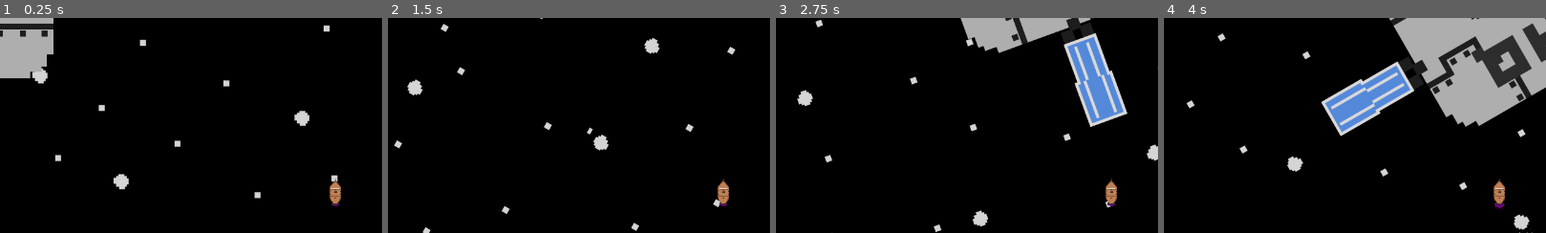
Above: before the commit, frames 1-4 (left to right).
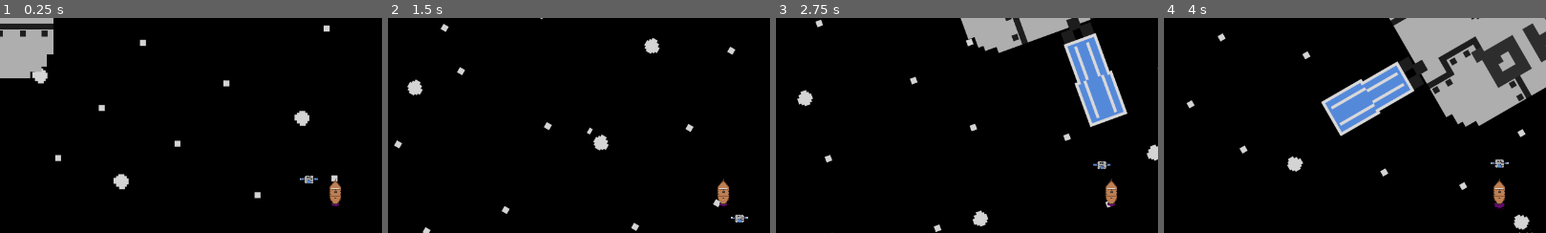
Above: after the commit, the same moments.

Repository: CarterHorton/starrrboard-HO
Game: Godot game, scene res://scenes/game.tscn
Same seed, same stepped clock (60 frames per second), same inputs: the game is played once before the commit and once after it.
Inputs:
- Up to frame 1 (0.25 s): no input
- Up to frame 2 (1.5 s): hold Right (rotate_right) 0.53-1.28 s; hold Space (shoot) 0.53-1.28 s; hold Down (move_backward) from 1.28 s (still down); tap Space (shoot) at 1.35 s
- Up to frame 3 (2.75 s): release Down (move_backward) at 2.03 s; hold Right (rotate_right) from 2.03 s (still down); hold Space (shoot) from 2.03 s (still down)
- Up to frame 4 (4 s): release Right (rotate_right) at 2.78 s; release Space (shoot) at 2.78 s; hold Up (move_forward) 2.78-3.53 s; tap Space (shoot) at 2.85 s; hold Left (rotate_left) from 3.53 s (still down); hold Space (shoot) from 3.53 s (still down)
The pictures show only the part of the screen within x 6-56%, y 10-60%; the shares and areas given below are measured in that part.

The runs differ from the first frame. In frame 1, 0.1% of the frame differs, in the area x 78-84%, y 73-77%; in frame 2, 0.1%; in frame 3, 0.1%; in frame 4, 0.1%, in the area x 85-91%, y 65-70%.

Commit message:
There is now a tiny hub, pointing to the big hub

Diff:
--- a/starrrboard,-ho!/scenes/game.tscn
+++ b/starrrboard,-ho!/scenes/game.tscn
@@ -8,8 +8,9 @@
 [ext_resource type="PackedScene" uid="uid://cotaeqdjxs5hk" path="res://scenes/ping.tscn" id="5_0tnpc"]
 [ext_resource type="Texture2D" uid="uid://bwrqkqx3vm210" path="res://assets/pictures/ScrapTexture3.png" id="5_iywne"]
 [ext_resource type="Texture2D" uid="uid://3mklcukacxy8" path="res://assets/pictures/ScrapTexture2.png" id="5_p57ef"]
+[ext_resource type="PackedScene" uid="uid://hbpn0qhed63t" path="res://scenes/pingHub.tscn" id="6_kvpfn"]
 [ext_resource type="Script" uid="uid://cj4it1iguw2w0" path="res://scenes/game_manager.gd" id="6_p57ef"]
-[ext_resource type="PackedScene" uid="uid://vreyqjrywpio" path="res://scenes/hub.tscn" id="9_0tnpc"]
+[ext_resource type="PackedScene" path="res://scenes/hub.tscn" id="9_0tnpc"]
 
 [node name="game" type="Node2D"]
 position = Vector2(642, 356)
@@ -40,6 +41,8 @@
 
 [node name="Ping" parent="player" instance=ExtResource("5_0tnpc")]
 position = Vector2(1, 2)
+
+[node name="Node2D" parent="player" instance=ExtResource("6_kvpfn")]
 
 [node name="Scraps" type="Node2D" parent="."]
 
--- a/starrrboard,-ho!/scenes/hub.tscn
+++ b/starrrboard,-ho!/scenes/hub.tscn
@@ -1,11 +1,11 @@
-[gd_scene load_steps=3 format=3 uid="uid://vreyqjrywpio"]
+[gd_scene load_steps=3 format=3 uid="uid://d2fskun5yn1e2"]
 
 [ext_resource type="Texture2D" uid="uid://cogq60kpwjbvg" path="res://assets/pictures/MainHub.png" id="1_qssp3"]
 
 [sub_resource type="ConvexPolygonShape2D" id="ConvexPolygonShape2D_d1od2"]
 points = PackedVector2Array(344, 5, 343, -59, 176, -57, 173, -162, -160, -163, -154, -48, -315, -51, -319, 4, -155, 0, -156, 149, 174, 148, 175, -1)
 
-[node name="hub" type="Area2D"]
+[node name="hub" type="Area2D" groups=["Hub"]]
 
 [node name="Sprite2D" type="Sprite2D" parent="."]
 position = Vector2(0, -68)
--- a/starrrboard,-ho!/scenes/ping.tscn
+++ b/starrrboard,-ho!/scenes/ping.tscn
@@ -1,10 +1,10 @@
 [gd_scene load_steps=3 format=3 uid="uid://cotaeqdjxs5hk"]
 
-[ext_resource type="Script" uid="uid://dsj1g1738rxw5" path="res://ping.gd" id="1_uwmse"]
+[ext_resource type="Script" uid="uid://dsj1g1738rxw5" path="res://scripts/ping.gd" id="1_6ihqj"]
 [ext_resource type="Texture2D" uid="uid://6nxutljn6jjx" path="res://assets/pictures/Ping_Icon.png" id="2_6ihqj"]
 
 [node name="Ping" type="Area2D"]
-script = ExtResource("1_uwmse")
+script = ExtResource("1_6ihqj")
 
 [node name="Sprite2D" type="Sprite2D" parent="."]
 position = Vector2(2.3841858e-07, 1.1920929e-07)
--- /dev/null
+++ b/starrrboard,-ho!/scenes/pingHub.tscn
@@ -0,0 +1,12 @@
+[gd_scene load_steps=3 format=3 uid="uid://hbpn0qhed63t"]
+
+[ext_resource type="Script" uid="uid://1nw53c0cvroh" path="res://scripts/pingHub.gd" id="1_svlri"]
+[ext_resource type="Texture2D" uid="uid://cogq60kpwjbvg" path="res://assets/pictures/MainHub.png" id="2_bpb6s"]
+
+[node name="Node2D" type="Area2D"]
+script = ExtResource("1_svlri")
+
+[node name="Sprite2D" type="Sprite2D" parent="."]
+position = Vector2(0, -9.536743e-07)
+scale = Vector2(0.04453125, 0.043981478)
+texture = ExtResource("2_bpb6s")
--- /dev/null
+++ b/starrrboard,-ho!/scripts/pingHub.gd
@@ -0,0 +1,30 @@
+extends Area2D
+
+# Store the last known closest scrap
+var clothedHub = null
+
+
+func _ready():
+	visible = false
+
+# Called every frame. 'delta' is the elapsed time since the previous frame.
+func _process(delta: float) -> void:
+	# If the velocity is lower and 0.5 for 3 seconds
+	global_position = get_parent().global_position
+	clothedHub = findHub()
+	pingHub()
+
+func findHub() -> Area2D:
+	# Get all of the scrap items in the group Scrap
+	var hub = get_tree().get_first_node_in_group("Hub")
+	if hub == null:
+		print("No Hub?!?")
+		return null
+
+	return hub
+
+func pingHub() -> void:
+	# Start the ping object at player, global position
+	var direction = (clothedHub.global_position - global_position).normalized()
+	global_position += direction * 50.0
+	visible = true
Not shown, removed: starrrboard,-ho!/assets/Start_Page_Music.mp3.import
Not shown, added: starrrboard,-ho!/assets/audio/Cannon_Fire (1).mp3.import
Not shown: 1 places in starrrboard,-ho!/scenes/game.tscn that only renumber resources
Renamed: starrrboard,-ho!/ping.gd -> starrrboard,-ho!/scripts/ping.gd
Renamed: starrrboard,-ho!/ping.gd.uid -> starrrboard,-ho!/scripts/ping.gd.uid
Not shown, added: starrrboard,-ho!/scripts/pingHub.gd.uid
